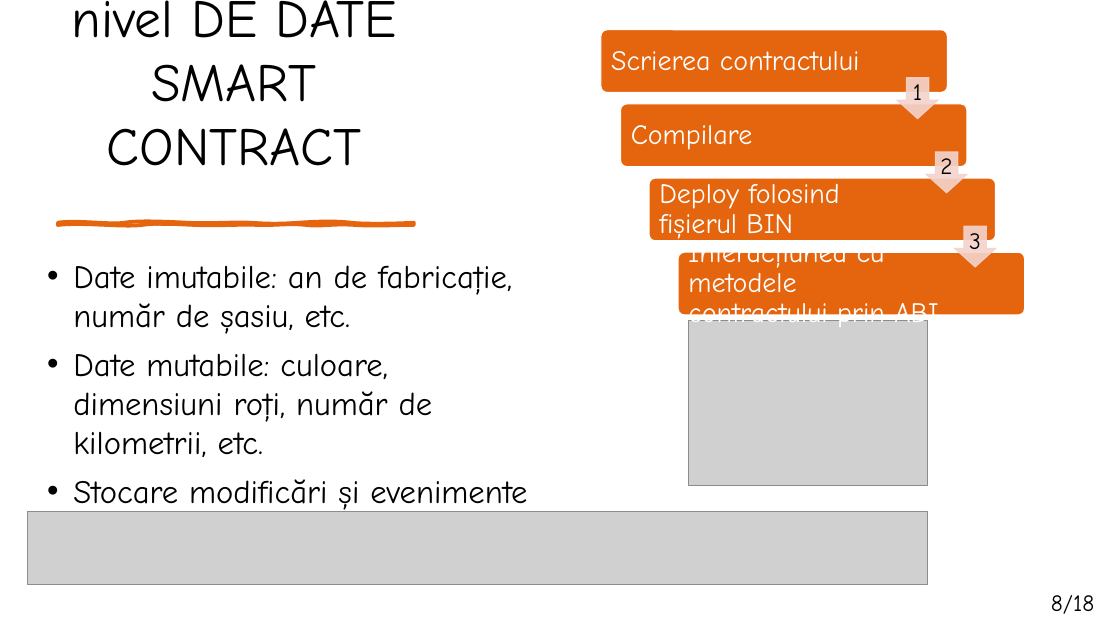
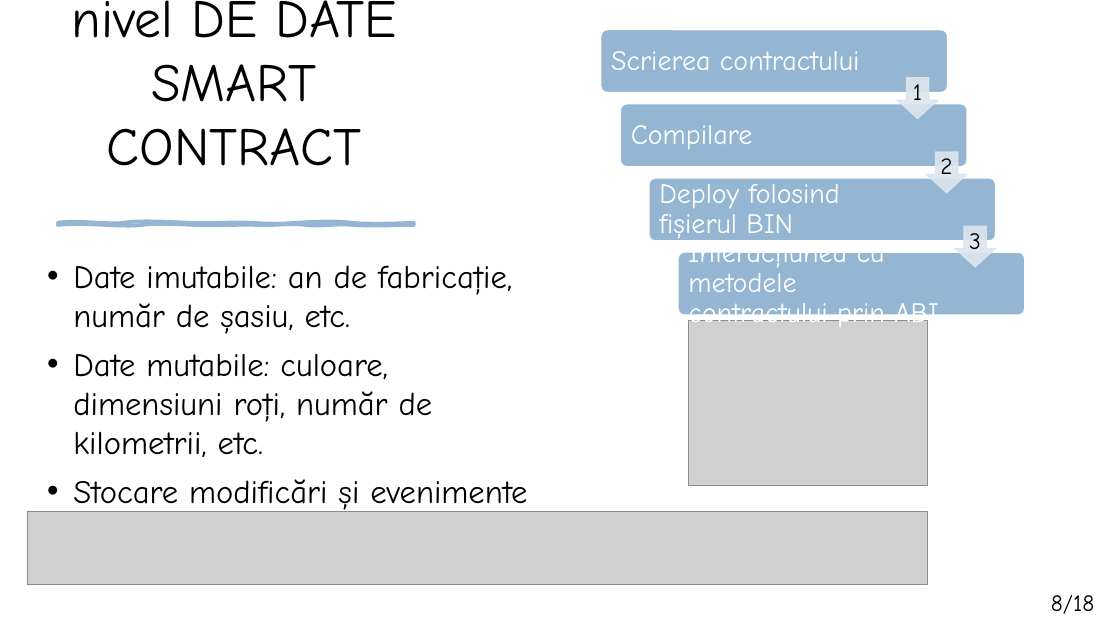
Before and after one commit to matei-rares-a/acas, a slide deck: slide 8 of docs/prezentare/matei_rares_prezentare - Copy.pptx. Drawn at 1120x630 pixels with LibreOffice and Linux fonts; fonts in the diff are those of the drawing; grey boxes stand for pictures. Boxes give left, top, right and bottom in pixels: in the first picture for what was removed or moved away, otherwise in the second. Text is boxed around its words. In the diff, an @@ line names an element or a change of style, - is before the commit and + after.

```diff
--- a/docs/prezentare/matei_rares_prezentare - Copy.pptx
+++ b/docs/prezentare/matei_rares_prezentare - Copy.pptx
@@ freeform shape at bbox=[58, 223, 414, 225]: fill #E4650E to #94B6D2; outline #E4650E 3 pt to #94B6D2 3 pt @@
@@ fill #F5D3CC at 90% opacity to #DCE5EE at 90% opacity; outline #F5D3CC 1 pt to #DCE5EE 1 pt in 3 elements at bbox=[897, 78, 939, 119], bbox=[927, 152, 968, 193], bbox=[955, 226, 996, 267] @@
@@ fill #E4650E to #94B6D2 in 4 elements at bbox=[601, 29, 948, 92], bbox=[621, 104, 968, 167], bbox=[649, 178, 996, 241], bbox=[678, 252, 1025, 315] @@
```
Also in this commit, not shown: 15 other slides changed.
